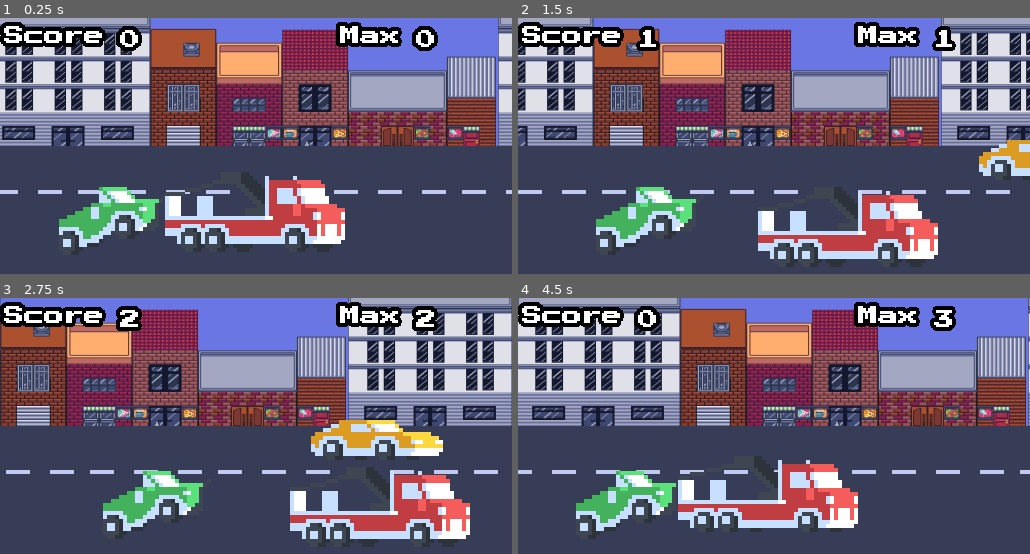
Above: before the commit, frames 1-4 (two rows, left to right).
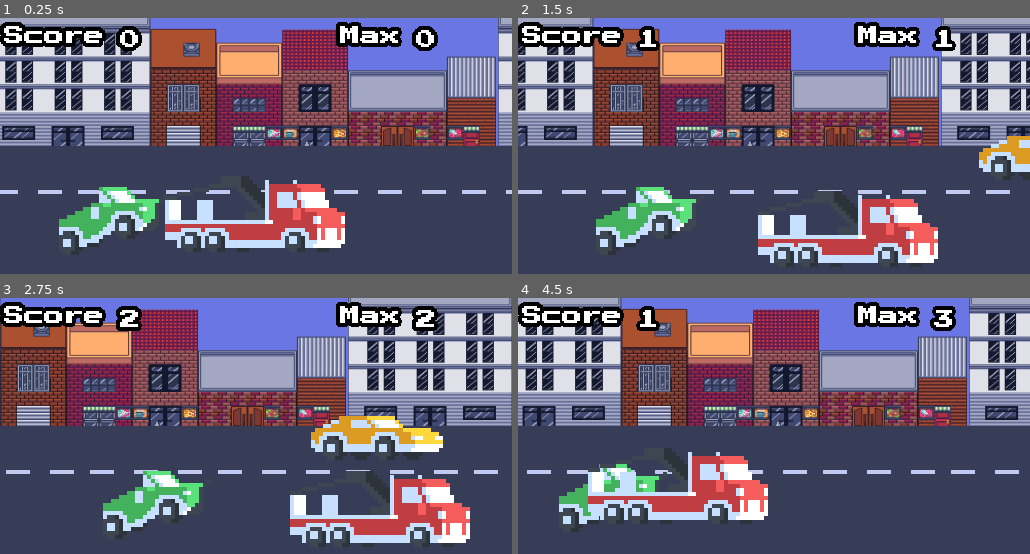
Above: after the commit, the same moments.

Repository: diguifi/tow_escape
Game: Godot game, scene res://scenes/Game.tscn
The game is run twice, just before and just after one commit, with the same random seed, the same clock (stepped at 60 frames per second) and the same inputs.
Inputs:
- Up to frame 1 (0.25 s): no input
- Up to frame 2 (1.5 s): hold Right (ui_right) 0.53-1.28 s; hold Down (ui_down) from 1.28 s (still down)
- Up to frame 3 (2.75 s): release Down (ui_down) at 2.03 s; hold Right (ui_right) from 2.03 s (still down)
- Up to frame 4 (4.5 s): release Right (ui_right) at 2.78 s; hold Up (ui_up) 2.78-3.53 s; hold Left (ui_left) from 3.53 s (still down)

The runs differ from the first frame. In frame 1, 2.6% of the frame differs, in the area x 32-68%, y 60-90%; in frame 2, 3.2%; in frame 3, 4.4%; in frame 4, 46%, in the area x 0-100%, y 0-95%.

Commit message:
Fix collision shapes sizes

Diff:
--- a/scenes/Player.tscn
+++ b/scenes/Player.tscn
@@ -13,7 +13,7 @@
 } ]
 
 [sub_resource type="RectangleShape2D" id=2]
-extents = Vector2( 21.3038, 2.84644 )
+extents = Vector2( 21.9167, 2.49074 )
 
 [node name="Player" type="KinematicBody2D"]
 z_index = 2
@@ -21,13 +21,12 @@
 
 [node name="AnimatedSprite" type="AnimatedSprite" parent="."]
 frames = SubResource( 1 )
-frame = 1
 playing = true
 
 [node name="Area2D" type="Area2D" parent="."]
 
 [node name="CollisionShape2D" type="CollisionShape2D" parent="Area2D"]
-position = Vector2( 0.0834274, 6.50735 )
+position = Vector2( 0.555901, 5.79865 )
 shape = SubResource( 2 )
 
 [connection signal="body_entered" from="Area2D" to="." method="_on_Area2D_body_entered"]
--- a/scenes/TowedCar.tscn
+++ b/scenes/TowedCar.tscn
@@ -4,7 +4,7 @@
 [ext_resource path="res://src/TowedCar.gd" type="Script" id=2]
 
 [sub_resource type="RectangleShape2D" id=1]
-extents = Vector2( 4.229, 3.43524 )
+extents = Vector2( 3.5897, 2.37699 )
 
 [node name="TowedCar" type="KinematicBody2D"]
 z_index = 1
@@ -17,8 +17,7 @@
 z_index = 1
 
 [node name="CollisionShape2D" type="CollisionShape2D" parent="Area2D"]
-position = Vector2( -8.97744, 3.35716 )
-rotation = -0.261799
+position = Vector2( -10.2374, 3.93328 )
 shape = SubResource( 1 )
 
 [connection signal="area_entered" from="Area2D" to="." method="_on_Area2D_area_entered"]
--- a/scenes/cars/Convertible.tscn
+++ b/scenes/cars/Convertible.tscn
@@ -13,7 +13,7 @@
 } ]
 
 [sub_resource type="RectangleShape2D" id=2]
-extents = Vector2( 15.75, 2.66746 )
+extents = Vector2( 15.75, 2.08089 )
 
 [node name="KinematicBody2D" type="KinematicBody2D"]
 script = ExtResource( 3 )
@@ -24,5 +24,5 @@
 playing = true
 
 [node name="CollisionShape2D" type="CollisionShape2D" parent="."]
-position = Vector2( 0, 4.12331 )
+position = Vector2( -0.132582, 2.93007 )
 shape = SubResource( 2 )
--- a/scenes/cars/RoundedRed.tscn
+++ b/scenes/cars/RoundedRed.tscn
@@ -13,7 +13,7 @@
 } ]
 
 [sub_resource type="RectangleShape2D" id=2]
-extents = Vector2( 15.4809, 2.85476 )
+extents = Vector2( 15.1514, 2.96296 )
 
 [node name="KinematicBody2D" type="KinematicBody2D"]
 script = ExtResource( 3 )
@@ -23,5 +23,5 @@
 playing = true
 
 [node name="CollisionShape2D" type="CollisionShape2D" parent="."]
-position = Vector2( 0.561865, 3.09323 )
+position = Vector2( 0.165014, 1.45622 )
 shape = SubResource( 2 )
--- a/scenes/cars/RoundedYellow.tscn
+++ b/scenes/cars/RoundedYellow.tscn
@@ -13,15 +13,16 @@
 } ]
 
 [sub_resource type="RectangleShape2D" id=2]
-extents = Vector2( 16.2301, 2.85476 )
+extents = Vector2( 16.2301, 2.56611 )
 
 [node name="KinematicBody2D" type="KinematicBody2D"]
 script = ExtResource( 3 )
 
 [node name="AnimatedSprite" type="AnimatedSprite" parent="."]
 frames = SubResource( 1 )
+frame = 1
 playing = true
 
 [node name="CollisionShape2D" type="CollisionShape2D" parent="."]
-position = Vector2( 0.561865, 3.09323 )
+position = Vector2( 0.313833, 2.1011 )
 shape = SubResource( 2 )
--- a/scenes/cars/Station.tscn
+++ b/scenes/cars/Station.tscn
@@ -13,15 +13,16 @@
 } ]
 
 [sub_resource type="RectangleShape2D" id=2]
-extents = Vector2( 16.7919, 3.41662 )
+extents = Vector2( 16.7919, 3.14468 )
 
 [node name="KinematicBody2D" type="KinematicBody2D"]
 script = ExtResource( 3 )
 
 [node name="AnimatedSprite" type="AnimatedSprite" parent="."]
 frames = SubResource( 1 )
+frame = 1
 playing = true
 
 [node name="CollisionShape2D" type="CollisionShape2D" parent="."]
-position = Vector2( -0.093645, 3.37416 )
+position = Vector2( -0.093645, 2.134 )
 shape = SubResource( 2 )
--- a/scenes/cars/Vintage.tscn
+++ b/scenes/cars/Vintage.tscn
@@ -13,15 +13,16 @@
 } ]
 
 [sub_resource type="RectangleShape2D" id=2]
-extents = Vector2( 16.7919, 3.97849 )
+extents = Vector2( 16.7919, 3.12899 )
 
 [node name="KinematicBody2D" type="KinematicBody2D"]
 script = ExtResource( 3 )
 
 [node name="AnimatedSprite" type="AnimatedSprite" parent="."]
 frames = SubResource( 1 )
+frame = 1
 playing = true
 
 [node name="CollisionShape2D" type="CollisionShape2D" parent="."]
-position = Vector2( -0.093645, 1.9695 )
+position = Vector2( -0.341677, 1.02698 )
 shape = SubResource( 2 )
Not shown, changed: export_presets.cfg
Not shown, changed: docs/index.pck
